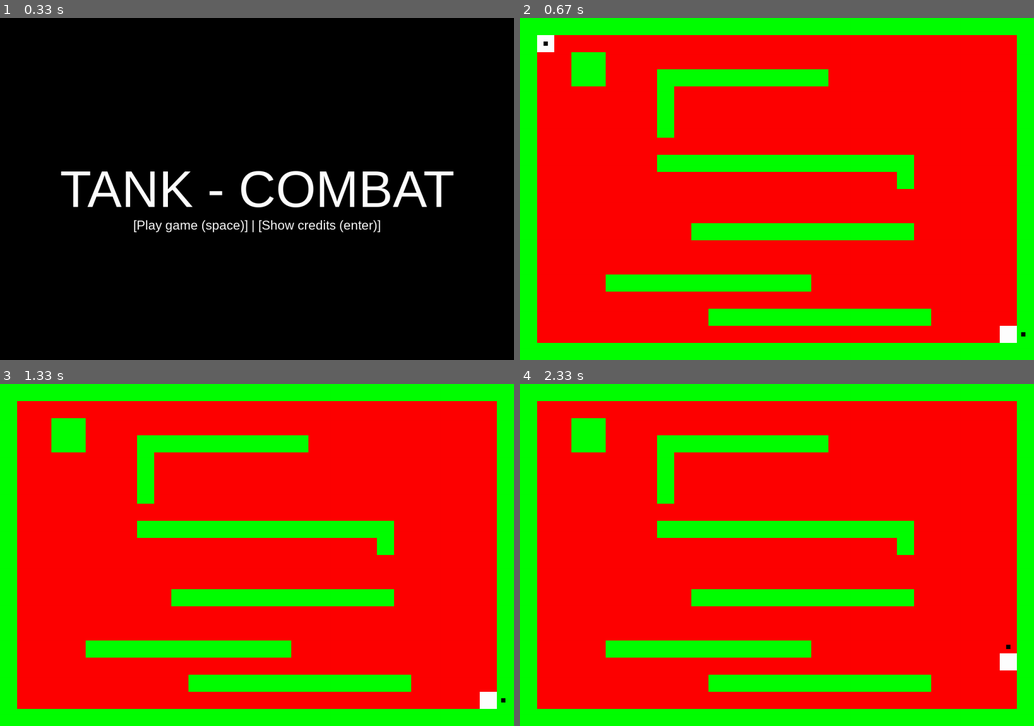
Above: before the commit, frames 1-4 (two rows, left to right).
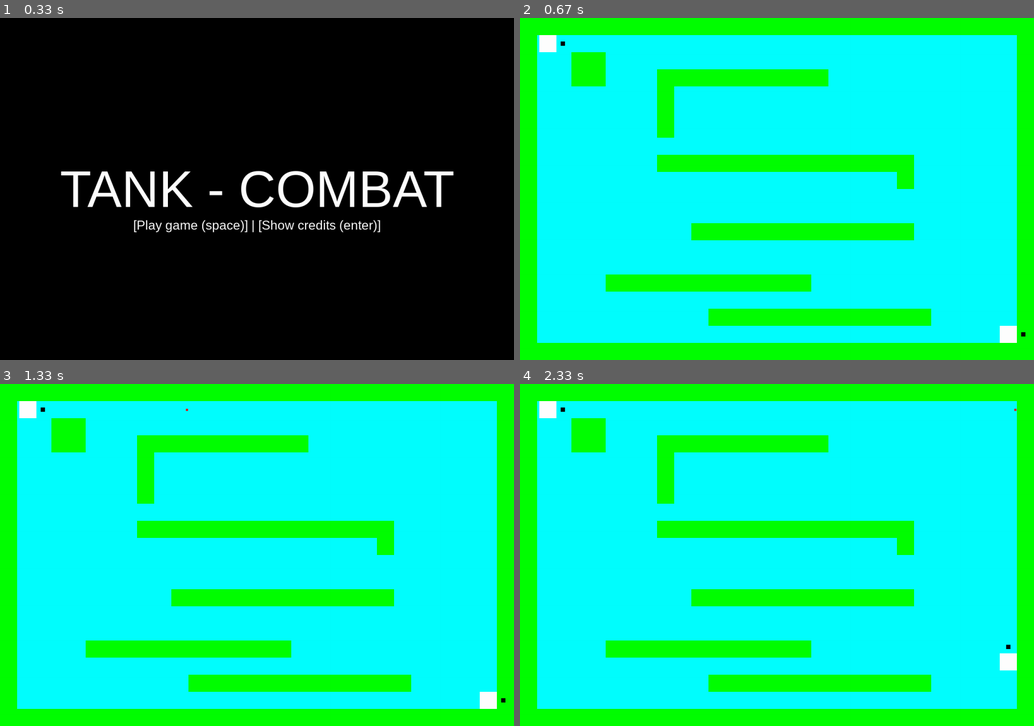
Above: after the commit, the same moments.

Repository: rudyjcruz831/tank_pygame
Game: pygame game, started from main.py
The game is run twice, just before and just after one commit, with the same random seed, the same clock (stepped at 60 frames per second) and the same inputs.
Inputs:
- Up to frame 1 (0.33 s): no input
- Up to frame 2 (0.67 s): hold Space from 0.33 s (still down); hold Right from 0.33 s (still down)
- Up to frame 3 (1.33 s): release Space at 0.8 s; release Right at 0.8 s; tap Space at 0.83 s; tap Enter at 1.17 s
- Up to frame 4 (2.33 s): hold Up from 2 s (still down)

Frame 1 is identical in both runs. In frame 2, 72% of the frame differs, in the area x 3-97%, y 5-95%; in frame 3, 72%; in frame 4, 72%.

Commit message:
fixed initial tank direction and moved draw_menu to a single file inside utils folder

Diff:
--- a/bullet.py
+++ b/bullet.py
@@ -1,9 +1,10 @@
+from sfx import hit_sound_effect
 import pygame
 import random
 import math
 from time import time
+
 pygame.init()
-from sfx import hit_sound_effect
 
 
 class Bullet(pygame.sprite.Sprite):
--- a/game.py
+++ b/game.py
@@ -5,10 +5,10 @@
 from utils.maze_list import MAZE_LIST
 from bullet import Bullet
 from tank import Tank
-from fonts import screen_font, screen_font_bold
-from utils.colors import BLACK, WHITE, RED, COLORS
+from utils.colors import WHITE, RED, COLORS
 from utils.sizes import BLOCK_SIZE, MAZE_WIDTH, MAZE_HEIGHT
 from sfx import shoot_sound_effect
+from utils.menu import draw_menu
 
 pygame.init()
 # maze pattern
@@ -17,7 +17,7 @@
 maze_color = random.choice(COLORS)
 bg_color = random.choice(COLORS)
 
-while bg_color == maze_color:
+while bg_color == maze_color or bg_color == COLORS[0]:
     bg_color = random.choice(COLORS)
 
 
@@ -55,10 +55,8 @@
                 if self.game_start:
                     if event.key == pygame.K_SPACE:
                         self.fire_bullet(self.tank1)
-                        shoot_sound_effect.play()
                     elif event.key == pygame.K_RETURN:
                         self.fire_bullet(self.tank2)
-                        shoot_sound_effect.play()
                 # handle menu screen events
                 elif not self.game_start:
                     if event.key == pygame.K_SPACE and not self.show_credits:
@@ -78,49 +76,15 @@
         # draw tank and bullets
         self.all_sprites.draw(self.screen)
 
-    def draw_menu(self):
-        self.screen.fill(BLACK)
-        # create title
-        title_txt = "TANK - COMBAT" if not self.show_credits else "CREDITS"
-        title = screen_font_bold.render(title_txt, True, WHITE, BLACK)
-        title_w = title.get_width()
-        title_h = title.get_height()
-        if not self.show_credits:
-            # Subtitle
-            subtitle_txt = "[Play game (space)] | [Show credits (enter)]"
-            subtitle = screen_font.render(subtitle_txt, True, WHITE, BLACK)
-            subtitle_w = subtitle.get_width()
-            # Draw title and subtitle
-            self.screen.blit(title, (self.mid_w - title_w // 2, self.mid_h - title_h // 2))
-            self.screen.blit(subtitle, (self.mid_w - subtitle_w // 2, self.mid_h + title_h // 2))
-        else:
-            # draw title
-            self.screen.blit(title, (self.mid_w - title_w // 2, (self.mid_h // 2) - title_h // 2))
-            # subtitles
-            credit_rows = [
-                "<----- DEVELOPERS ----->",
-                "Pedro Yutaro Mont Morency Nakamura",
-                "Aline Daffiny Ferreira Gomes",
-                "Leonardo Melo Crispim",
-                "<----- SPRITE SOURCE ----->",
-                "Dune 2: TBD",
-                "[Back to menu (enter)]"
-            ]
-            # draw each subtitle
-            space = 40
-            for row in credit_rows:
-                subtitle = screen_font.render(row, True, WHITE, BLACK)
-                subtitle_w = subtitle.get_width()
-                space += 80 if credit_rows.index(row) in (4, 6) else 40
-                self.screen.blit(subtitle, (self.mid_w - subtitle_w // 2, (self.mid_h + title_h) // 2 + space))
-
     def fire_bullet(self, tank):
+        # handle bullet dir based on tank
         bullet_direction = (0, 0)
         if tank == self.tank1:
             bullet_direction = (self.tank1.block_dx / 3, self.tank1.block_dy / 3)
         elif tank == self.tank2:
-            bullet_direction = (self.tank2.block_dx/3, self.tank2.block_dy/3)
+            bullet_direction = (self.tank2.block_dx / 3, self.tank2.block_dy / 3)
         bullet = Bullet(tank.rect_block.centerx, tank.rect_block.centery, bullet_direction, RED)
+        shoot_sound_effect.play()
         self.bullets.add(bullet)
         self.all_sprites.add(bullet)
 
@@ -130,7 +94,7 @@
             if self.game_start:
                 self.draw_game()
             else:
-                self.draw_menu()
+                draw_menu(self.screen, self.show_credits, self.mid_w, self.mid_h)
             self.update()
             self.handle_events()
             pygame.display.flip()
--- a/tank.py
+++ b/tank.py
@@ -14,6 +14,7 @@
         self.image = pygame.Surface((size, size))
         self.image.fill(color)
         # physics
+        self.spawned = True
         self.rect = self.image.get_rect(topleft=(x * size, y * size))
         self.dx = 0
         self.dy = 0
@@ -23,7 +24,17 @@
         self.block_dx = 0
         self.block_dy = 0
 
+    def tank_respawn(self):
+        if self.spawned:
+            if self.id == 1:
+                self.go_to('right')
+            else:
+                self.go_to('left')
+        self.spawned = False
+
     def update(self, walls, bullets):
+        # handle initial tank position
+        self.tank_respawn()
         self.rect_block.centerx = self.rect.centerx + self.block_dx
         self.rect_block.centery = self.rect.centery + self.block_dy
         # handle movement
@@ -113,6 +124,3 @@
     def draw_pointer(self, screen):
         # draws black square as a pointer of tank direction
         pygame.draw.rect(screen, (0, 0, 0), self.rect_block)
-
-    def fire_bullet(self):
-        pass
--- /dev/null
+++ b/utils/menu.py
@@ -0,0 +1,39 @@
+from utils.colors import BLACK, WHITE
+from fonts import screen_font, screen_font_bold
+
+
+def draw_menu(screen, show_credits, mid_w, mid_h):
+    screen.fill(BLACK)
+    # create title
+    title_txt = "TANK - COMBAT" if not show_credits else "CREDITS"
+    title = screen_font_bold.render(title_txt, True, WHITE, BLACK)
+    title_w = title.get_width()
+    title_h = title.get_height()
+    if not show_credits:
+        # Subtitle
+        subtitle_txt = "[Play game (space)] | [Show credits (enter)]"
+        subtitle = screen_font.render(subtitle_txt, True, WHITE, BLACK)
+        subtitle_w = subtitle.get_width()
+        # Draw title and subtitle
+        screen.blit(title, (mid_w - title_w // 2, mid_h - title_h // 2))
+        screen.blit(subtitle, (mid_w - subtitle_w // 2, mid_h + title_h // 2))
+    else:
+        # draw title
+        screen.blit(title, (mid_w - title_w // 2, (mid_h // 2) - title_h // 2))
+        # subtitles
+        credit_rows = [
+            "<----- DEVELOPERS ----->",
+            "Pedro Yutaro Mont Morency Nakamura",
+            "Aline Daffiny Ferreira Gomes",
+            "Leonardo Melo Crispim",
+            "<----- SPRITE SOURCE ----->",
+            "Dune 2: TBD",
+            "[Back to menu (enter)]"
+        ]
+        # draw each subtitle
+        space = 40
+        for row in credit_rows:
+            subtitle = screen_font.render(row, True, WHITE, BLACK)
+            subtitle_w = subtitle.get_width()
+            space += 80 if credit_rows.index(row) in (4, 6) else 40
+            screen.blit(subtitle, (mid_w - subtitle_w // 2, (mid_h + title_h) // 2 + space))
